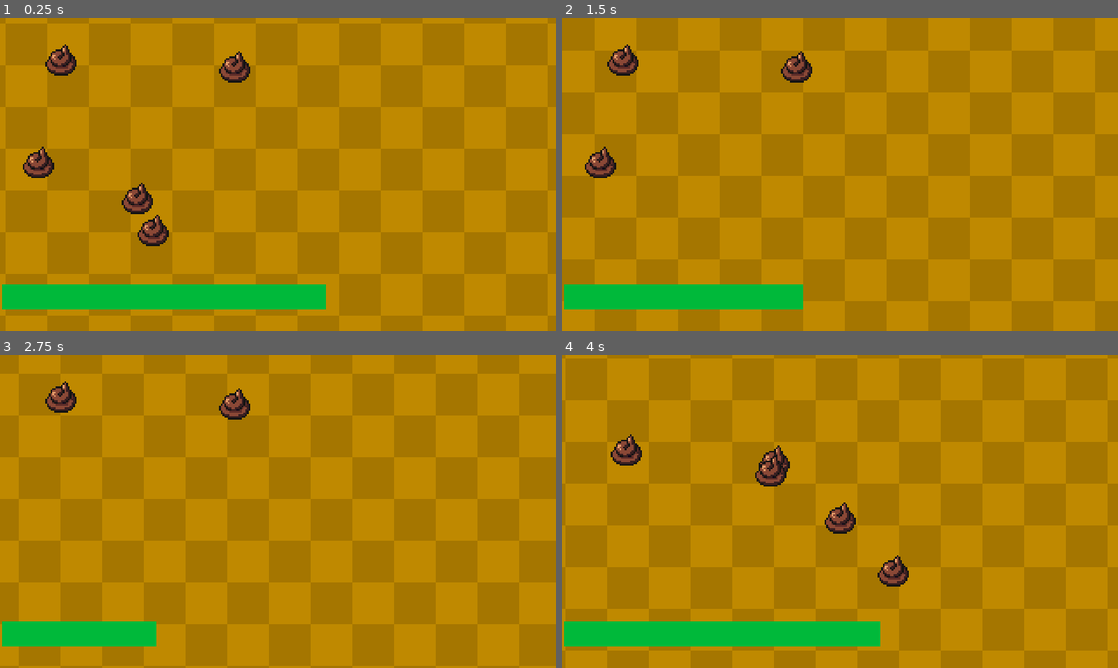
Above: before the commit, frames 1-4 (two rows, left to right).
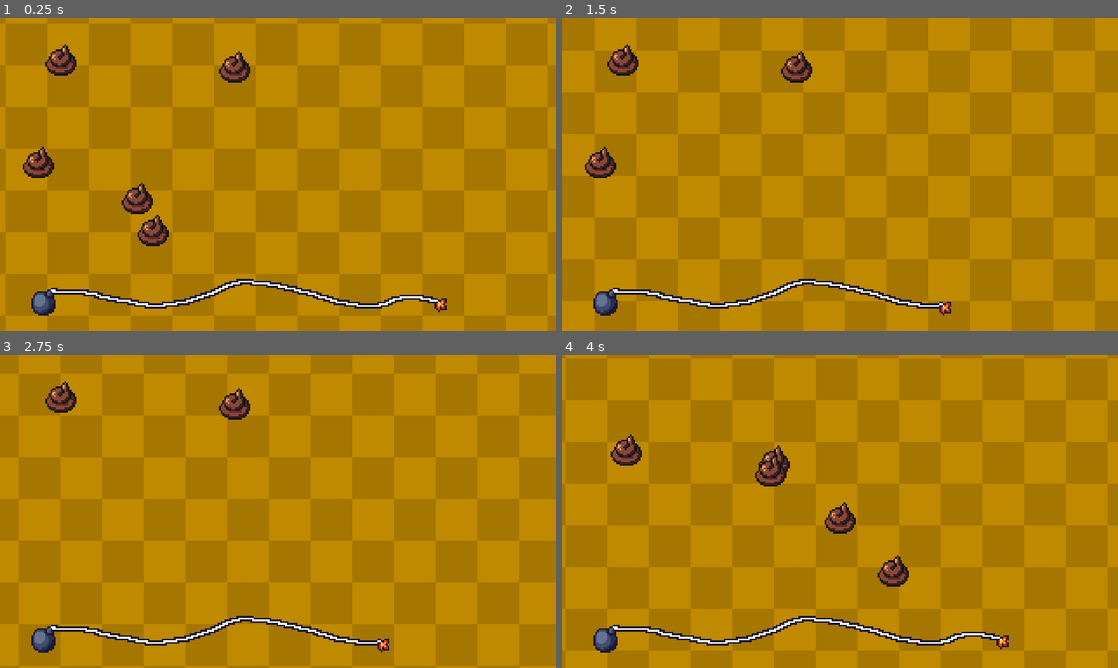
Above: after the commit, the same moments.

Repository: EthanPlant/LD56
Game: Godot game, scene res://scenes/main.tscn
Two runs of this game, one before a commit and one after it. Both use one fixed random seed, a clock stepped at 60 frames per second and the inputs below.
Inputs (mouse positions are in pixels of both pictures, inside the frame that each line leads up to):
- Up to frame 1 (0.25 s): no input
- Up to frame 2 (1.5 s): move the mouse to (701, 199) at 0.52 s; hold Right (ui_right) 0.53-1.28 s; click (701, 199) at 0.6 s; move the mouse to (717, 230) at 1.27 s; hold Left (ui_left) from 1.28 s (still down); tap S (move_wand) at 1.35 s; click (717, 230) at 1.42 s
- Up to frame 3 (2.75 s): move the mouse to (38, 502) at 2.02 s; release Left (ui_left) at 2.03 s; hold Right (ui_right) from 2.03 s (still down); click (38, 502) at 2.1 s
- Up to frame 4 (4 s): move the mouse to (795, 405) at 2.77 s; tap S (move_wand) at 2.85 s; click (795, 405) at 2.92 s; move the mouse to (623, 398) at 3.52 s; release Right (ui_right) at 3.53 s; hold Left (ui_left) from 3.53 s (still down); click (623, 398) at 3.6 s

The runs differ from the first frame. In frame 1, 5.3% of the frame differs, in the area x 0-81%, y 83-96%; in frame 2, 4.1%; in frame 3, 3.2%; in frame 4, 5.2%.

Commit message:
Timer graphic

Diff:
--- a/scenes/minigames/clean_litter/clean_litter.tscn
+++ b/scenes/minigames/clean_litter/clean_litter.tscn
@@ -21,6 +21,7 @@
 
 [node name="CleanLitter" type="Node2D"]
 script = ExtResource("1_hsget")
+duration = 7.0
 
 [node name="TextureRect" type="TextureRect" parent="."]
 texture_repeat = 2
--- a/scenes/minigames/feed_cats/feed_cats.tscn
+++ b/scenes/minigames/feed_cats/feed_cats.tscn
@@ -30,5 +30,5 @@
 texture = ExtResource("3_pwm00")
 
 [node name="FoodBowl" parent="." instance=ExtResource("1_cyvak")]
-position = Vector2(318, 275)
+position = Vector2(316, 222)
 scale = Vector2(2, 2)
--- a/scenes/minigames/minigame_player.tscn
+++ b/scenes/minigames/minigame_player.tscn
@@ -6,12 +6,6 @@
 [node name="MinigamePlayer" type="Node2D"]
 script = ExtResource("1_mppno")
 
-[node name="CanvasLayer" type="CanvasLayer" parent="."]
-
-[node name="Timer" parent="CanvasLayer" instance=ExtResource("2_7gd0i")]
+[node name="Timer" parent="." instance=ExtResource("2_7gd0i")]
 z_index = 1
-offset_left = 2.0
-offset_top = -54.0
-offset_right = 128.0
-offset_bottom = -2.0
-scale = Vector2(0.510638, 0.555556)
+position = Vector2(256, 286)
--- a/scenes/minigames/pet_cat/pet_cat.tscn
+++ b/scenes/minigames/pet_cat/pet_cat.tscn
@@ -32,11 +32,11 @@
 texture = ExtResource("3_4f30w")
 
 [node name="Sprite2D" type="Sprite2D" parent="."]
-position = Vector2(305, 183)
+position = Vector2(315, 131)
 scale = Vector2(5, 5)
 texture = ExtResource("4_oc2lw")
 
 [node name="Hand" type="Sprite2D" parent="."]
-position = Vector2(451, 41)
+position = Vector2(448, -21)
 scale = Vector2(5, 5)
 texture = ExtResource("5_63bti")
--- a/scenes/minigames/play_with/play_with.tscn
+++ b/scenes/minigames/play_with/play_with.tscn
@@ -33,11 +33,11 @@
 texture = ExtResource("3_hp3l2")
 
 [node name="Cat" type="Sprite2D" parent="."]
-position = Vector2(347.234, 176)
+position = Vector2(347.234, 129)
 scale = Vector2(5, 5)
 texture = ExtResource("4_vg8su")
 
 [node name="Wand" type="Sprite2D" parent="."]
-position = Vector2(259.16, 76)
+position = Vector2(263.21, 17)
 scale = Vector2(5, 5)
 texture = ExtResource("4_4o5ch")
--- /dev/null
+++ b/scenes/minigames/timer.gd
@@ -0,0 +1,17 @@
+extends AnimatedSprite2D
+
+var _max_value: float
+var value: float
+
+func start_timer(duration):
+    _max_value = duration
+    animation = "countdown"
+    frame = 0
+
+func _process(_delta: float) -> void:
+    if value > 0:
+        var proportion = value / _max_value
+        var index = int((1 - proportion) * 5)
+        frame = index
+    else:
+        play("explosion")
--- a/scenes/minigames/timer.tscn
+++ b/scenes/minigames/timer.tscn
@@ -1,20 +1,108 @@
-[gd_scene load_steps=3 format=3 uid="uid://c8s880iehetw7"]
+[gd_scene load_steps=16 format=3 uid="uid://c8s880iehetw7"]
 
-[sub_resource type="StyleBoxEmpty" id="StyleBoxEmpty_4l0hy"]
+[ext_resource type="Texture2D" uid="uid://chbnue7afodl1" path="res://assets/textures/timer.png" id="1_ywi8f"]
+[ext_resource type="Script" path="res://scenes/minigames/timer.gd" id="2_kt6o3"]
 
-[sub_resource type="StyleBoxFlat" id="StyleBoxFlat_qudgu"]
-bg_color = Color(0, 0.724557, 0.228848, 1)
+[sub_resource type="AtlasTexture" id="AtlasTexture_nkc02"]
+atlas = ExtResource("1_ywi8f")
+region = Rect2(0, 0, 260, 72)
 
-[node name="Timer" type="ProgressBar"]
-custom_minimum_size = Vector2(240, 0)
-anchors_preset = 12
-anchor_top = 1.0
-anchor_right = 1.0
-anchor_bottom = 1.0
-offset_top = -23.0
-grow_horizontal = 2
-grow_vertical = 0
-theme_override_styles/background = SubResource("StyleBoxEmpty_4l0hy")
-theme_override_styles/fill = SubResource("StyleBoxFlat_qudgu")
-value = 100.0
-show_percentage = false
+[sub_resource type="AtlasTexture" id="AtlasTexture_6wock"]
+atlas = ExtResource("1_ywi8f")
+region = Rect2(260, 0, 260, 72)
+
+[sub_resource type="AtlasTexture" id="AtlasTexture_j6ai4"]
+atlas = ExtResource("1_ywi8f")
+region = Rect2(520, 0, 260, 72)
+
+[sub_resource type="AtlasTexture" id="AtlasTexture_b5ck7"]
+atlas = ExtResource("1_ywi8f")
+region = Rect2(780, 0, 260, 72)
+
+[sub_resource type="AtlasTexture" id="AtlasTexture_1aica"]
+atlas = ExtResource("1_ywi8f")
+region = Rect2(0, 72, 260, 72)
+
+[sub_resource type="AtlasTexture" id="AtlasTexture_5qasr"]
+atlas = ExtResource("1_ywi8f")
+region = Rect2(260, 72, 260, 72)
+
+[sub_resource type="AtlasTexture" id="AtlasTexture_234ka"]
+atlas = ExtResource("1_ywi8f")
+region = Rect2(260, 72, 260, 72)
+
+[sub_resource type="AtlasTexture" id="AtlasTexture_bp3qb"]
+atlas = ExtResource("1_ywi8f")
+region = Rect2(520, 72, 260, 72)
+
+[sub_resource type="AtlasTexture" id="AtlasTexture_ds41i"]
+atlas = ExtResource("1_ywi8f")
+region = Rect2(780, 72, 260, 72)
+
+[sub_resource type="AtlasTexture" id="AtlasTexture_u8yoy"]
+atlas = ExtResource("1_ywi8f")
+region = Rect2(0, 144, 260, 72)
+
+[sub_resource type="AtlasTexture" id="AtlasTexture_r02uq"]
+atlas = ExtResource("1_ywi8f")
+region = Rect2(260, 144, 260, 72)
+
+[sub_resource type="AtlasTexture" id="AtlasTexture_2267o"]
+atlas = ExtResource("1_ywi8f")
+region = Rect2(520, 144, 260, 72)
+
+[sub_resource type="SpriteFrames" id="SpriteFrames_c61nx"]
+animations = [{
+"frames": [{
+"duration": 1.0,
+"texture": SubResource("AtlasTexture_nkc02")
+}, {
+"duration": 1.0,
+"texture": SubResource("AtlasTexture_6wock")
+}, {
+"duration": 1.0,
+"texture": SubResource("AtlasTexture_j6ai4")
+}, {
+"duration": 1.0,
+"texture": SubResource("AtlasTexture_b5ck7")
+}, {
+"duration": 1.0,
+"texture": SubResource("AtlasTexture_1aica")
+}, {
+"duration": 1.0,
+"texture": SubResource("AtlasTexture_5qasr")
+}],
+"loop": true,
+"name": &"countdown",
+"speed": 5.0
+}, {
+"frames": [{
+"duration": 1.0,
+"texture": SubResource("AtlasTexture_234ka")
+}, {
+"duration": 1.0,
+"texture": SubResource("AtlasTexture_bp3qb")
+}, {
+"duration": 1.0,
+"texture": SubResource("AtlasTexture_ds41i")
+}, {
+"duration": 1.0,
+"texture": SubResource("AtlasTexture_u8yoy")
+}, {
+"duration": 1.0,
+"texture": SubResource("AtlasTexture_r02uq")
+}, {
+"duration": 1.0,
+"texture": SubResource("AtlasTexture_2267o")
+}],
+"loop": false,
+"name": &"explosion",
+"speed": 15.0
+}]
+
+[node name="Timer" type="AnimatedSprite2D"]
+position = Vector2(251, 287)
+scale = Vector2(2, 2)
+sprite_frames = SubResource("SpriteFrames_c61nx")
+animation = &"explosion"
+script = ExtResource("2_kt6o3")
--- a/scripts/minigames/minigame_player.gd
+++ b/scripts/minigames/minigame_player.gd
@@ -3,15 +3,13 @@
 var _minigames = ["feed_cats", "clean_litter", "pet_cat", "play_with"]
 var _current_game
 var _games_played
-var _timer
 
 func _ready() -> void:
 	_games_played = -1
-	_timer = $CanvasLayer/Timer
 	_switch_game()
 
 func _process(delta: float) -> void:
-	_timer.value = _current_game.timer.time_left
+	$Timer.value = _current_game.timer.time_left
 
 func _switch_game():
 	_games_played += 1
@@ -28,11 +26,11 @@
 	game_scene.game_won.connect(_on_minigame_win)
 	game_scene.game_lost.connect(_on_minigame_loss)
 	_current_game = game_scene
-	_timer.max_value = _current_game.duration
+	$Timer.start_timer(game_scene.duration)
 
 func _on_minigame_win():
 	_current_game.queue_free()
 	_switch_game()
 
 func _on_minigame_loss():
-	get_tree().quit()
+	print("Lost!")
Binary file added: assets/textures/timer.png
Not shown, added: assets/textures/timer.png.import
